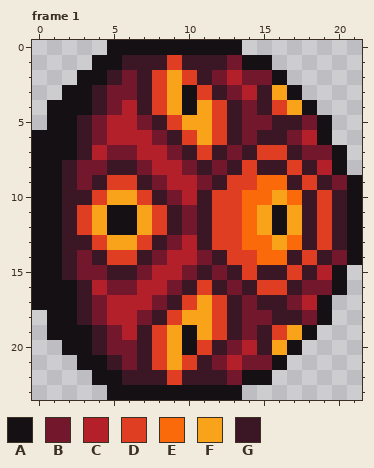
Edited in one commit: pixel-art file (Assets/Enemies/Sprites/Jellyfish.aseprite). This is how it looked before the edit.
22x24 pixels, 1 frame. Shown: frame 1. The commit also changed other frames, which this record leaves out.
Visible layers, top first: "Layer 2", "Layer 1".
Palette (. is transparent): A #141013  B #73172d  C #b4202a  D #df3e23  E #fa6a0a  F #f9a31b  G #3b1725
Pixels before, frame 1, first column x 0:
 0 .....AAAAAAAAA........
 1 ....AAGGGDGGGBAA......
 2 ...AAGBGDFDGBCBBA.....
 3 ..AAGBBGDFADGBCGFA....
 4 .AAAGBCGDFAFDGBGDFA...
 5 .AAGBCCBGDFFDGBBGGBA..
 6 AAAGBCCCBGDFDGBGGBCA..
 7 AAAGCBBCCBGDGBGDDGBBA.
 8 AAGBBGGBCCBGBGDGGDGCA.
 9 AAGBGDDGBCCBGDDEEGDGBA
10 AAGGDFFDGBCGDDEEFEGDGA
11 AAGDFAAFDGBGDDEFAFGDGA
12 AAGDFAAFDGBGDDEFAFGDGA
13 AAGGDFFDGBCGDDEEFEGDGA
14 AAGBGDDGBCCBGDDEEGDGBA
15 AAGBBGGBCCBGBGDGGDGCA.
16 AAAGCBBCCBGDGBGDDGBBA.
17 AAAGBCCCBGDFDGBGGBCA..
18 .AAGBCCBGDFFDGBBGGBA..
19 .AAAGBCGDFAFDGBGDFA...
20 ..AAGBBGDFADGBCGFA....
21 ...AAGBGDFDGBCBBA.....
22 ....AAGGGDGGGBAA......
23 .....AAAAAAAAA........
And afterwards:
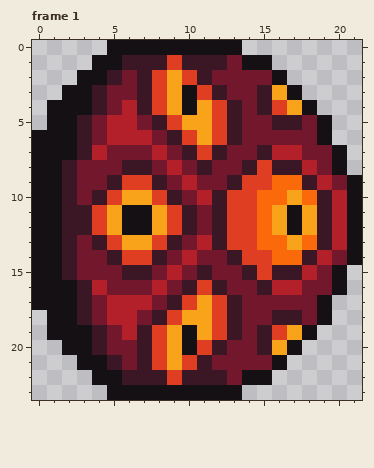
Author's note on the commit: Create animation for Jellyfish enemy
From old to new:
Changed rows in their new state; - is an unchanged pixel.
Frame 1, layers "Layer 2", "Layer 1":
first column x 3:
 2 ----------B-------
 3 -----------B------
 6 ------------BB-B--
 7 ----B------BGCC---
 8 --B-GB----BGD-GCB-
 9 -BG-DGB--BG-D-EGC-
10 BGD-FDGBCG-D-EFEGC
11 GDF-AFDGBG-DEFAFGC
12 GDF-AFDGBG-DEFAFGC
13 BGD-FDGBCG-D-EFEGC
14 -BG-DGB--BG-D-EGC-
15 --B-GB----BGD-GCB-
16 ----B------BGCC---
17 ------------BB-B--
20 -----------B------
21 ----------B-------
